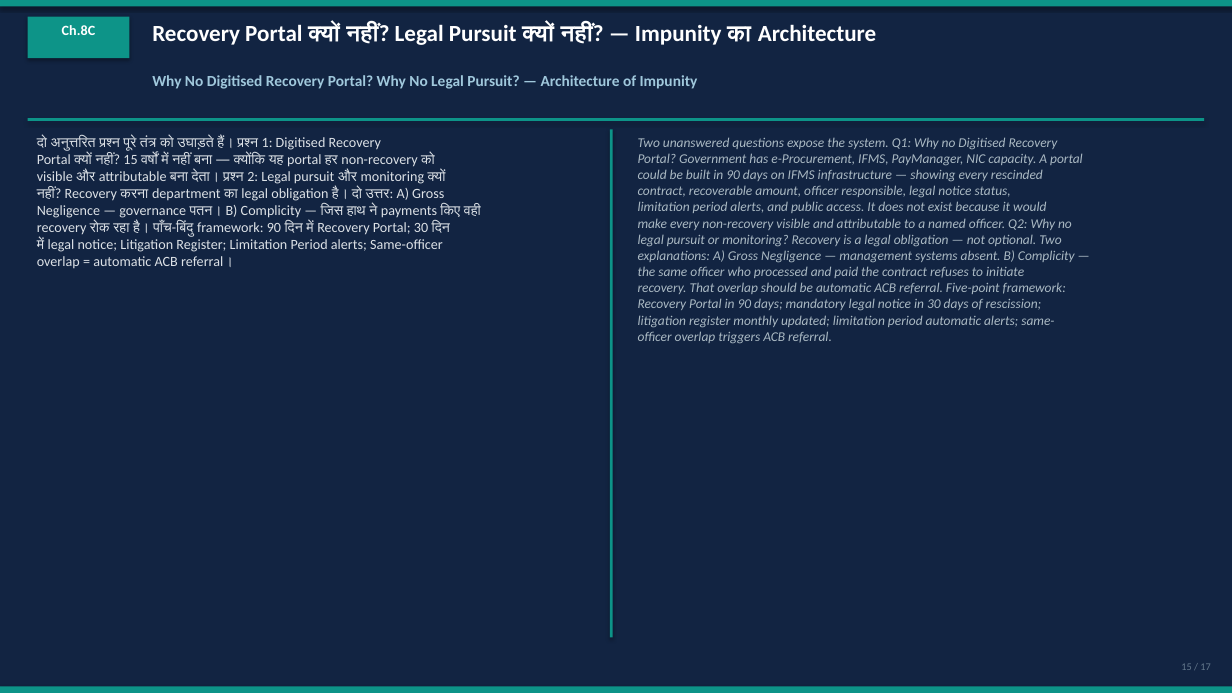
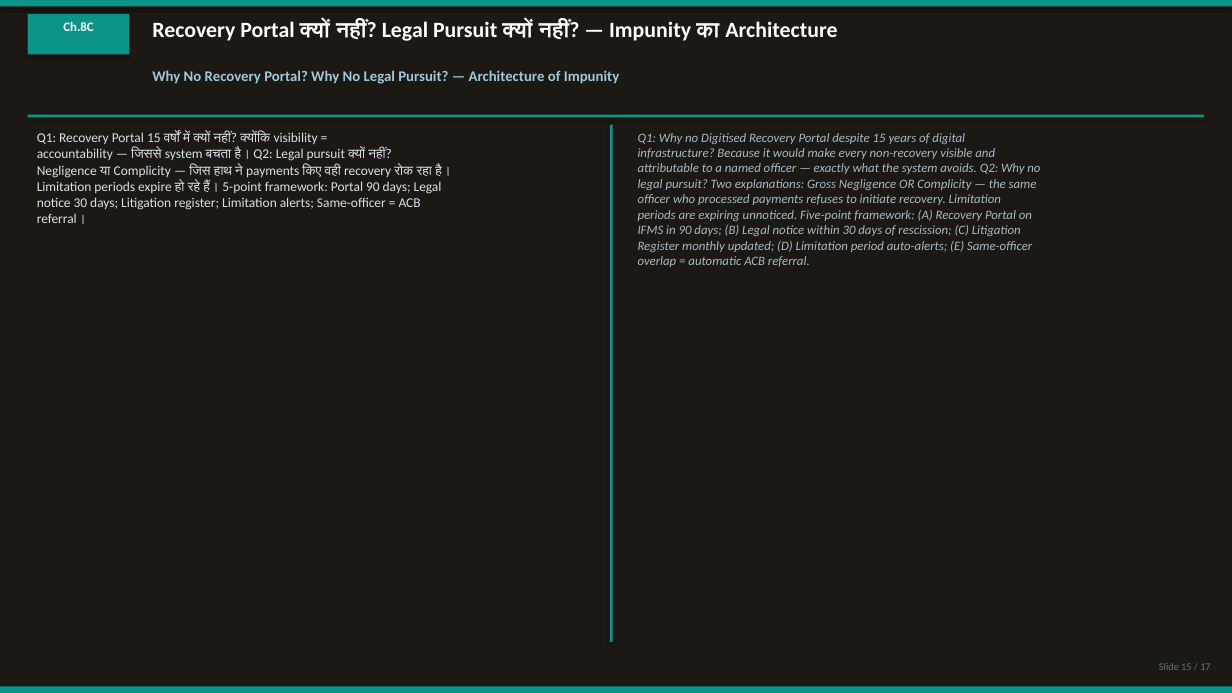
Before and after one commit to CRAJKUMARSINGH/News-Article-Elaborator, a slide deck: slide 15 of artifacts/rajasthan-ifms-crisis/IFMS-Rajasthan-Investigation.pptx. Drawn at 1232x693 pixels with LibreOffice and Linux fonts; fonts in the diff are those of the drawing. Boxes give left, top, right and bottom in pixels: in the first picture for what was removed or moved away, otherwise in the second. Text is boxed around its words. In the diff, an @@ line names an element or a change of style, - is before the commit and + after.

Commit message:
Clean full regeneration — all exports rewritten from scratch
- Deleted old generate_exports.py + regen_emb.py approach
- New print_all.py: single clean script, all 14 chapters in IFMS
  article + 13 chapters in eMB article fully regenerated
- Cache cleared before run
- All 6 files rebuilt: DOCX 39KB, PDF 12KB, PPTX 59KB (IFMS)
  and DOCX 38KB, PDF 9KB, PPTX 52KB (eMB)
- PPTX now has improved cover, facts grid, chapter slides with
  Hindi/English two-column layout, and updated CTA closing slide
  with impunity architecture quote

```diff
--- a/artifacts/rajasthan-ifms-crisis/IFMS-Rajasthan-Investigation.pptx
+++ b/artifacts/rajasthan-ifms-crisis/IFMS-Rajasthan-Investigation.pptx
@@ background #122442 to #1C1814 @@
@@ text "Ch.8C" at [63, 22, 93, 31]: size 11 to 10 pt @@
@@ text "Recovery Portal क्यों नहीं? Legal ..." at [152, 20, 837, 41]: size 18 to 17 pt @@
@@ text at [152, 70, 619, 84]: text changed; size 12 to 11.5 pt @@
-Why No Digitised Recovery Portal? Why No Legal Pursuit? — Architecture of Impunity
+Why No Recovery Portal? Why No Legal Pursuit? — Architecture of Impunity
@@ rectangle: place and size @@
-rectangle at [28, 118, 1204, 121]
+rectangle at [28, 115, 1204, 117]
@@ text at [37, 132, 451, 224]: text changed; size 11 to 10.5 pt; text colour #DCE1E6 to #DAE0E6 @@
-दो अनुत्तरित प्रश्न पूरे तंत्र को उघाड़ते हैं। प्रश्न 1: Digitised Recovery
-Portal क्यों नहीं? 15 वर्षों में नहीं बना — क्योंकि यह portal हर non-recovery को
-visible और attributable बना देता। प्रश्न 2: Legal pursuit और monitoring क्यों
-नहीं? Recovery करना department का legal obligation है। दो उत्तर: A) Gross
-Negligence — governance पतन। B) Complicity — जिस हाथ ने payments किए वही
-recovery रोक रहा है। पाँच-बिंदु framework: 90 दिन में Recovery Portal; 30 दिन
-में legal notice; Litigation Register; Limitation Period alerts; Same-officer
-overlap = automatic ACB referral।
+Q1: Recovery Portal 15 वर्षों में क्यों नहीं? क्योंकि visibility =
+accountability — जिससे system बचता है। Q2: Legal pursuit क्यों नहीं?
+Negligence या Complicity — जिस हाथ ने payments किए वही recovery रोक रहा है।
+Limitation periods expire हो रहे हैं। 5-point framework: Portal 90 days; Legal
+notice 30 days; Litigation register; Limitation alerts; Same-officer = ACB
+referral।
@@ rectangle: place and size @@
-rectangle at [610, 129, 613, 638]
+rectangle at [610, 125, 613, 642]
@@ text at [638, 133, 1040, 267]: text changed; size 10.5 to 10 pt; text colour #AAB9C3 to #A8B9C3 @@
-Two unanswered questions expose the system. Q1: Why no Digitised Recovery
-Portal? Government has e-Procurement, IFMS, PayManager, NIC capacity. A portal
-could be built in 90 days on IFMS infrastructure — showing every rescinded
-contract, recoverable amount, officer responsible, legal notice status,
-limitation period alerts, and public access. It does not exist because it would
-make every non-recovery visible and attributable to a named officer. Q2: Why no
-legal pursuit or monitoring? Recovery is a legal obligation — not optional. Two
-explanations: A) Gross Negligence — management systems absent. B) Complicity —
-the same officer who processed and paid the contract refuses to initiate
-recovery. That overlap should be automatic ACB referral. Five-point framework:
-Recovery Portal in 90 days; mandatory legal notice in 30 days of rescission;
-litigation register monthly updated; limitation period automatic alerts; same-
-officer overlap triggers ACB referral.
+Q1: Why no Digitised Recovery Portal despite 15 years of digital
+infrastructure? Because it would make every non-recovery visible and
+attributable to a named officer — exactly what the system avoids. Q2: Why no
+legal pursuit? Two explanations: Gross Negligence OR Complicity — the same
+officer who processed payments refuses to initiate recovery. Limitation
+periods are expiring unnoticed. Five-point framework: (A) Recovery Portal on
+IFMS in 90 days; (B) Legal notice within 30 days of rescission; (C) Litigation
+Register monthly updated; (D) Limitation period auto-alerts; (E) Same-officer
+overlap = automatic ACB referral.
@@ text at [1159, 663, 1210, 670]: text changed; text colour #64788C to #647382 @@
-15 / 17
+Slide 15 / 17
```
Also in this commit, not shown: 17 other slides changed, 6 other files.
